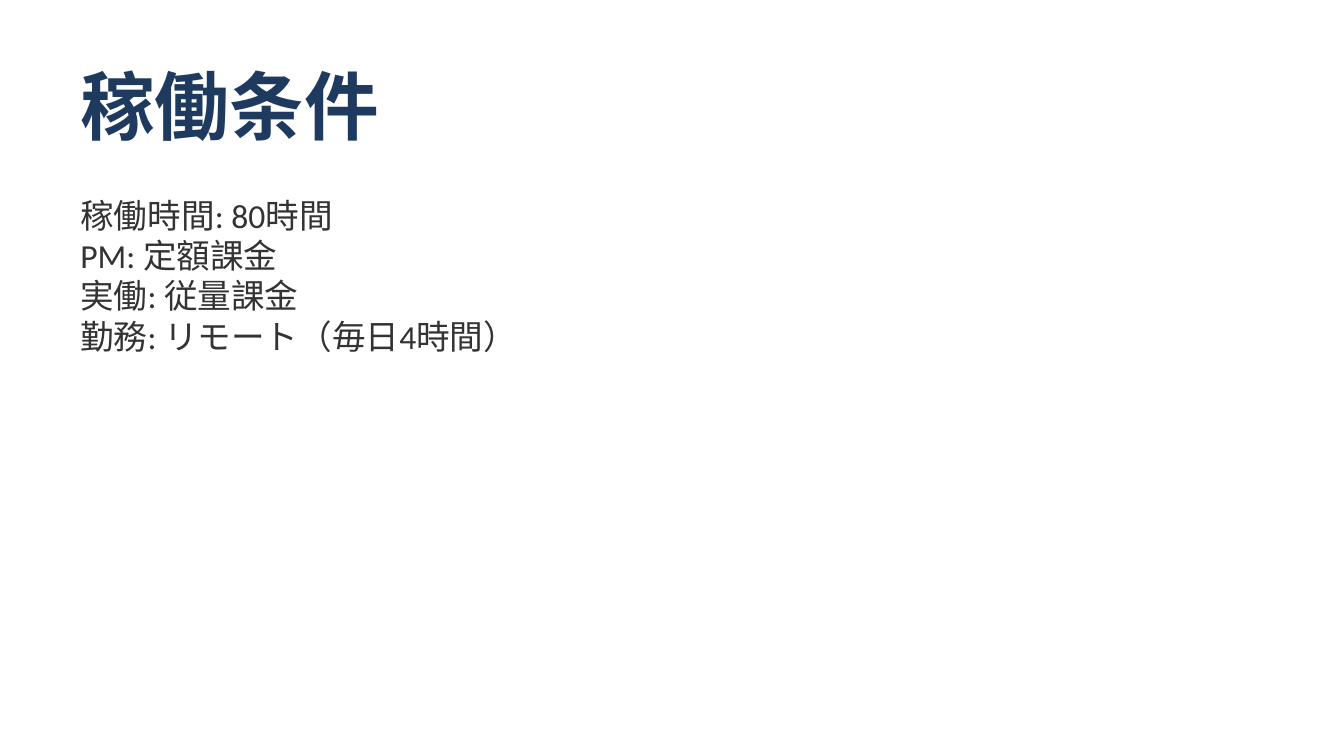
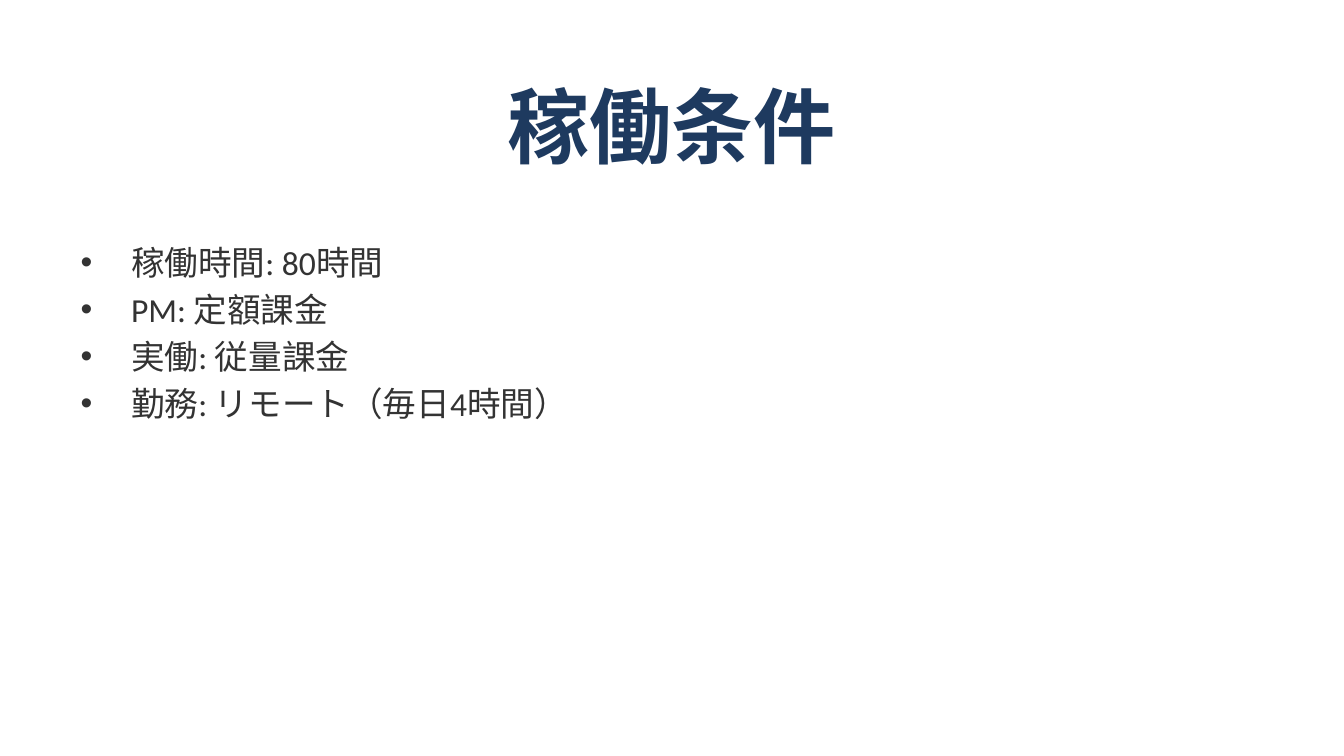
Before and after one commit to shoichitsuno-collab/MySpace_Shoichi-Tsuno, a slide deck: slide 3 of 匠技研工業プロジェクト_オンボーディング計画.pptx. Drawn at 1344x756 pixels with LibreOffice and Linux fonts; fonts in the diff are those of the drawing. Boxes give left, top, right and bottom in pixels: in the first picture for what was removed or moved away, otherwise in the second. Text is boxed around its words. In the diff, an @@ line names an element or a change of style, - is before the commit and + after.

```diff
--- a/匠技研工業プロジェクト_オンボーディング計画.pptx
+++ b/匠技研工業プロジェクト_オンボーディング計画.pptx
@@ title "稼働条件" moved from (x1=80, y1=70, x2=378, y2=141) to (x1=508, y1=87, x2=836, y2=165) @@
@@ title "稼働条件" at (x1=508, y1=87, x2=836, y2=165): size 40 to 44 pt; alignment left to centre; vertical alignment top to middle @@
@@ text at (x1=131, y1=246, x2=568, y2=419): text changed @@
-稼働時間: 80時間
-PM: 定額課金
-実働: 従量課金
-勤務: リモート（毎日4時間）
+• 稼働時間: 80時間
+• PM: 定額課金
+• 実働: 従量課金
+• 勤務: リモート（毎日4時間）
```
Also in this commit, not shown: 13 other slides changed.
